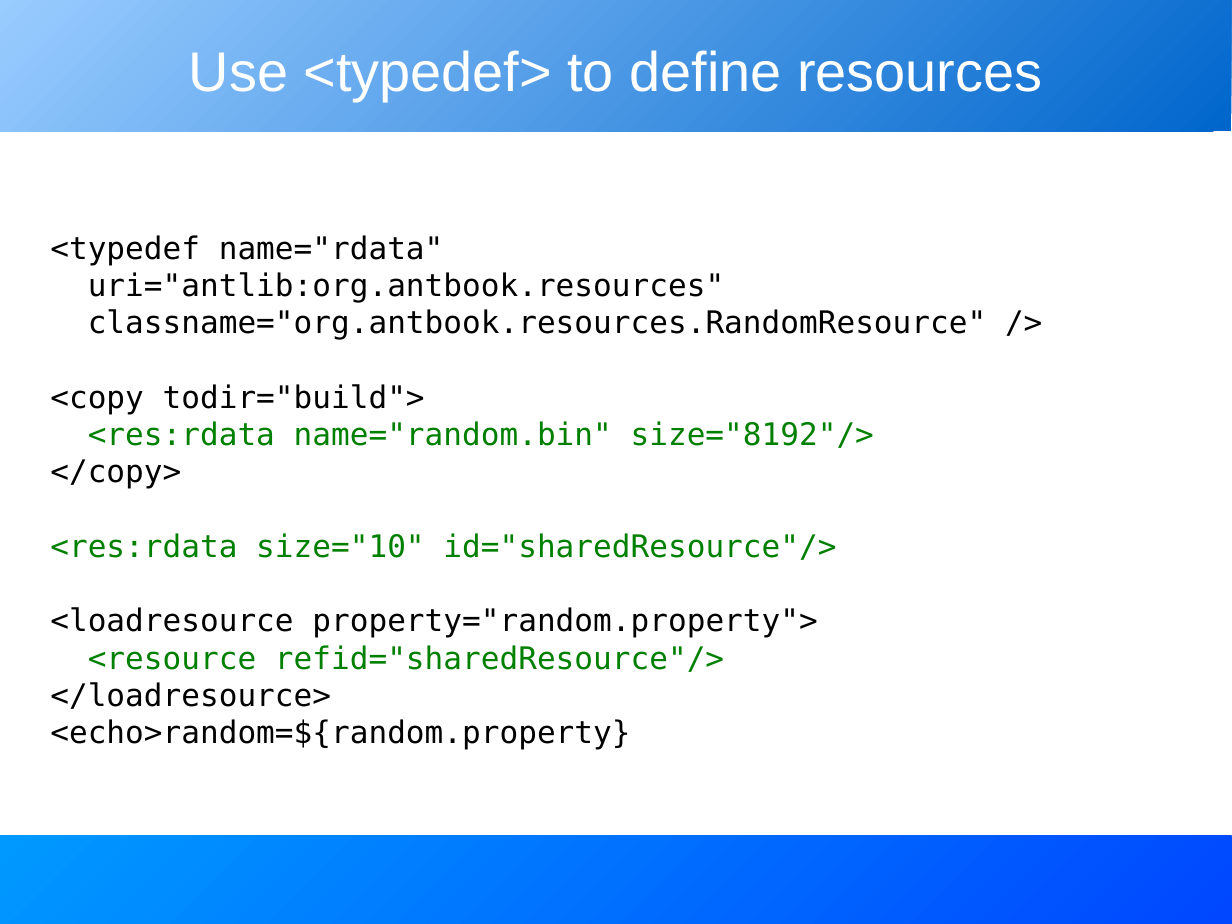
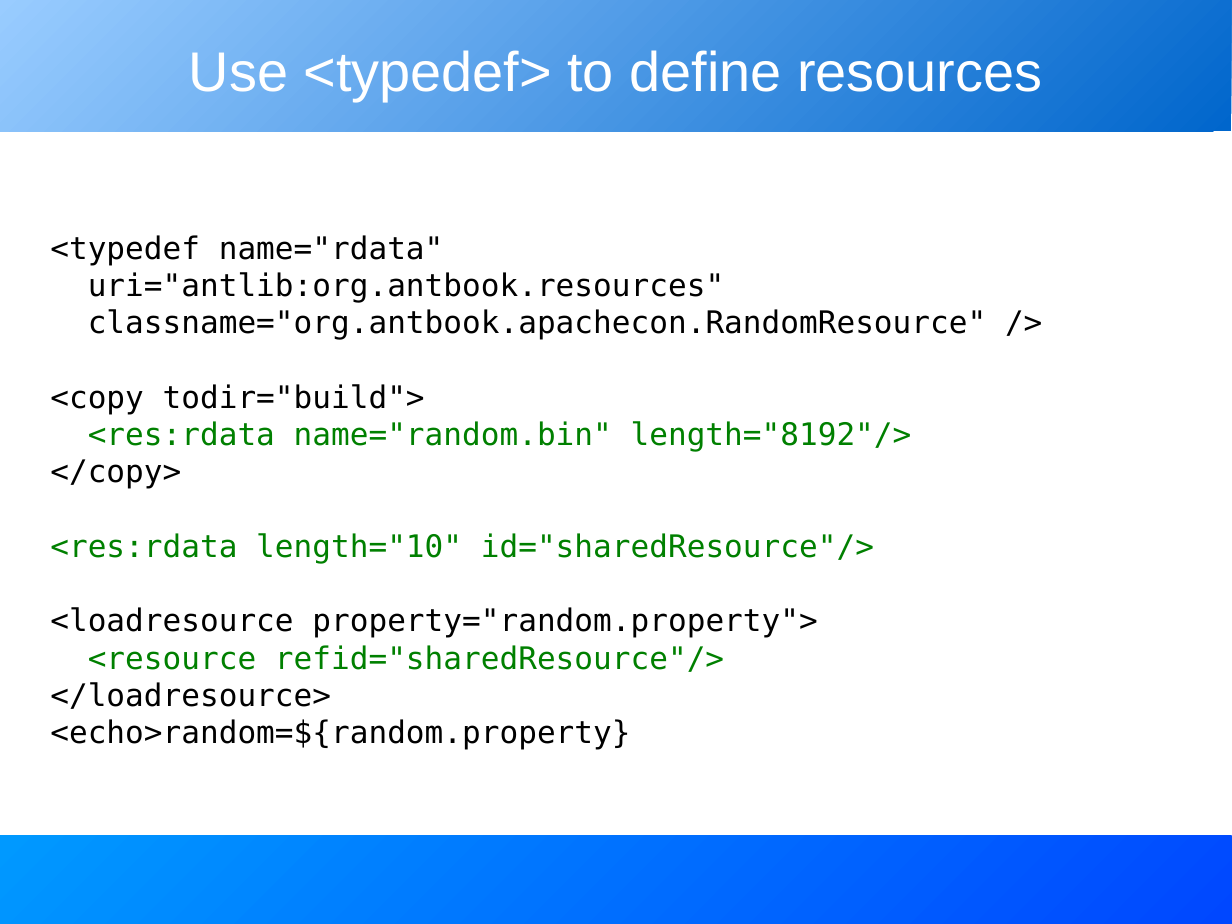
Before and after one commit to BeatrizTercero/repoSvnAnt, a slide deck: slide 26 of core/trunk/docs/slides/extending_ant.odp (slide 25 before the commit). Drawn at 1232x924 pixels with LibreOffice and Linux fonts; fonts in the diff are those of the drawing. Boxes give left, top, right and bottom in pixels: in the first picture for what was removed or moved away, otherwise in the second. Text is boxed around its words. In the diff, an @@ line names an element or a change of style, - is before the commit and + after.

```diff
--- a/core/trunk/docs/slides/extending_ant.odp
+++ b/core/trunk/docs/slides/extending_ant.odp
@@ text at <box>88,309,986,340</box>: text changed @@
-classname="org.antbook.resources.RandomResource" />
+classname="org.antbook.apachecon.RandomResource" />
@@ text at <box>88,421,912,452</box>: text changed @@
-<res:rdata name="random.bin" size="8192"/>
+<res:rdata name="random.bin" length="8192"/>
@@ text at <box>50,533,874,563</box>: text changed @@
-<res:rdata size="10" id="sharedResource"/>
+<res:rdata length="10" id="sharedResource"/>
```
Also in this commit, not shown: 21 other slides changed, 1 slide added, 1 slide removed.
